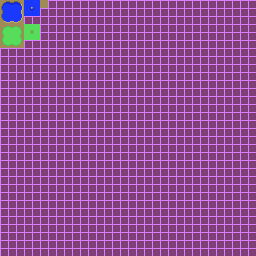
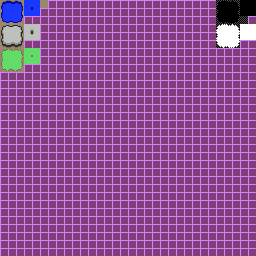
Revision of a layered w=256, h=256 image; what changed, layer by layer:
painted on "Background" over [0, 0, 256, 72]
